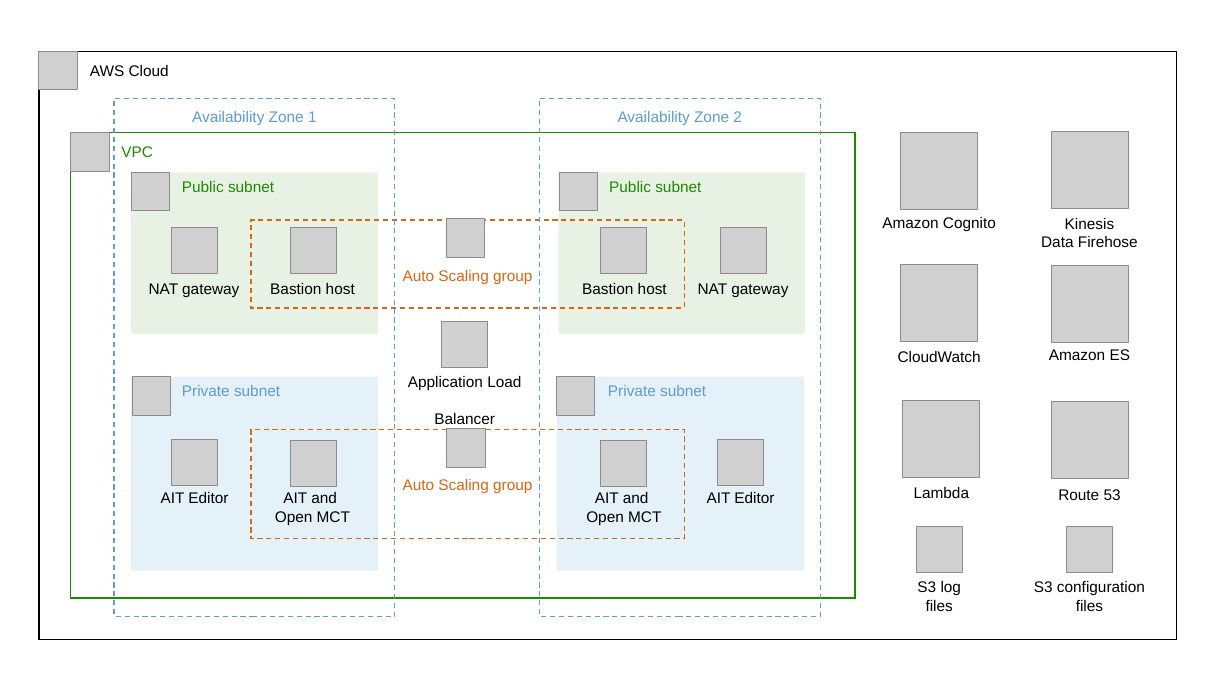
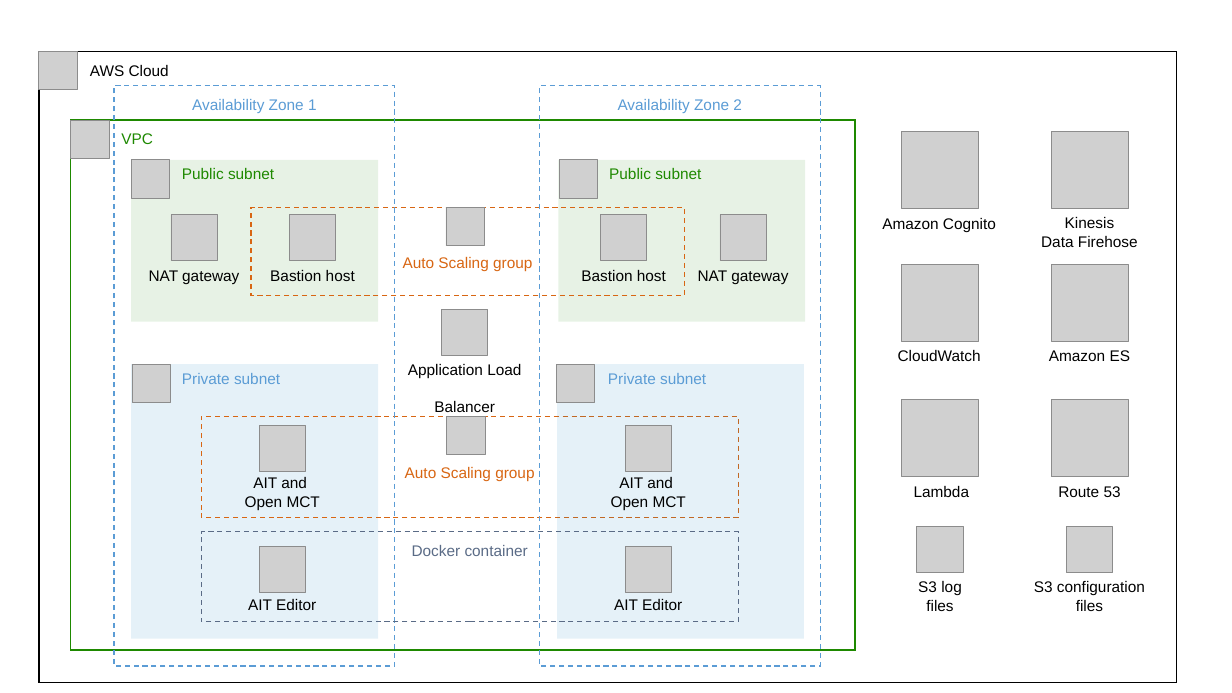
Before and after one commit to aws-quickstart/quickstart-ammos-smallsat-toolkit, a slide deck: slide 1 of docs/images/nasa-ammos-smallsat-toolkit-architecture-diagram.pptx. Drawn at 1232x693 pixels with LibreOffice and Linux fonts; fonts in the diff are those of the drawing; grey boxes stand for pictures. Boxes give left, top, right and bottom in pixels: in the first picture for what was removed or moved away, otherwise in the second. Text is boxed around its words. In the diff, an @@ line names an element or a change of style, - is before the commit and + after.

```diff
--- a/docs/images/nasa-ammos-smallsat-toolkit-architecture-diagram.pptx
+++ b/docs/images/nasa-ammos-smallsat-toolkit-architecture-diagram.pptx
@@ rectangle "AWS Cloud": place and size @@
-rectangle "AWS Cloud" at bbox=[39, 52, 1177, 640]
+rectangle "AWS Cloud" at bbox=[39, 52, 1177, 683]
@@ rectangle "Availability Zone 1": place and size @@
-rectangle "Availability Zone 1" at bbox=[114, 98, 395, 616]
+rectangle "Availability Zone 1" at bbox=[114, 86, 395, 666]
@@ rectangle "Availability Zone 2": place and size @@
-rectangle "Availability Zone 2" at bbox=[540, 98, 821, 616]
+rectangle "Availability Zone 2" at bbox=[540, 86, 821, 666]
@@ rectangle "VPC": place and size @@
-rectangle "VPC" at bbox=[70, 132, 855, 598]
+rectangle "VPC" at bbox=[70, 120, 855, 651]
@@ 8 pictures, 3 rectangles: place and size @@
-8 pictures, 3 rectangles at bbox=[70, 133, 805, 416]
+8 pictures, 3 rectangles at bbox=[70, 120, 805, 403]
@@ 5 texts, 4 pictures: place and size @@
-5 texts, 4 pictures at bbox=[131, 172, 788, 468]
+5 texts, 4 pictures at bbox=[131, 160, 788, 456]
@@ rectangle "Private subnet": place and size @@
-rectangle "Private subnet" at bbox=[131, 377, 378, 571]
+rectangle "Private subnet" at bbox=[131, 364, 378, 639]
@@ rectangle "Private subnet": place and size @@
-rectangle "Private subnet" at bbox=[557, 377, 804, 571]
+rectangle "Private subnet" at bbox=[557, 364, 804, 639]
@@ rectangle "Auto Scaling group": place and size @@
-rectangle "Auto Scaling group" at bbox=[251, 430, 685, 540]
+rectangle "Auto Scaling group" at bbox=[201, 417, 738, 518]
@@ picture: place and size @@
-picture at bbox=[290, 441, 336, 487]
+picture at bbox=[260, 425, 306, 471]
@@ picture: place and size @@
-picture at bbox=[601, 441, 647, 487]
+picture at bbox=[626, 425, 672, 471]
@@ picture removed at bbox=[718, 440, 764, 486] @@
@@ text "AIT and Open MCT": place and size @@
-text "AIT and Open MCT" at bbox=[275, 492, 350, 525]
+text "AIT and Open MCT" at bbox=[245, 477, 320, 510]
@@ text "AIT and Open MCT": place and size @@
-text "AIT and Open MCT" at bbox=[586, 492, 661, 525]
+text "AIT and Open MCT" at bbox=[611, 477, 686, 510]
@@ rectangle added at bbox=[201, 531, 738, 621], outline #5A6B86 1 pt dashed, 12 pt, text #5A6B86 @@
+Docker container
@@ picture: place and size @@
-picture at bbox=[172, 440, 218, 486]
+picture at bbox=[260, 546, 306, 592]
@@ picture added at bbox=[626, 546, 672, 592] @@
@@ text "AIT Editor": place and size @@
-text "AIT Editor" at bbox=[161, 492, 228, 503]
+text "AIT Editor" at bbox=[248, 599, 316, 610]
@@ text "AIT Editor": place and size @@
-text "AIT Editor" at bbox=[707, 492, 774, 503]
+text "AIT Editor" at bbox=[614, 599, 682, 610]
```
